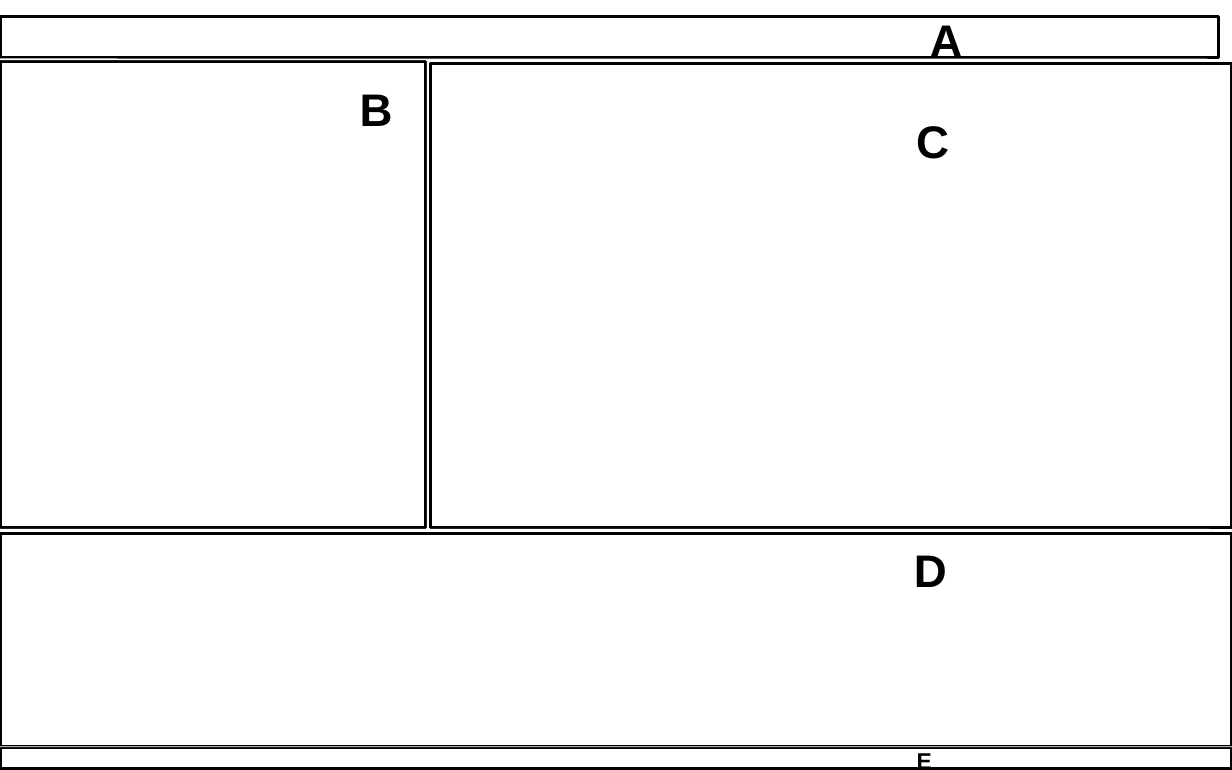
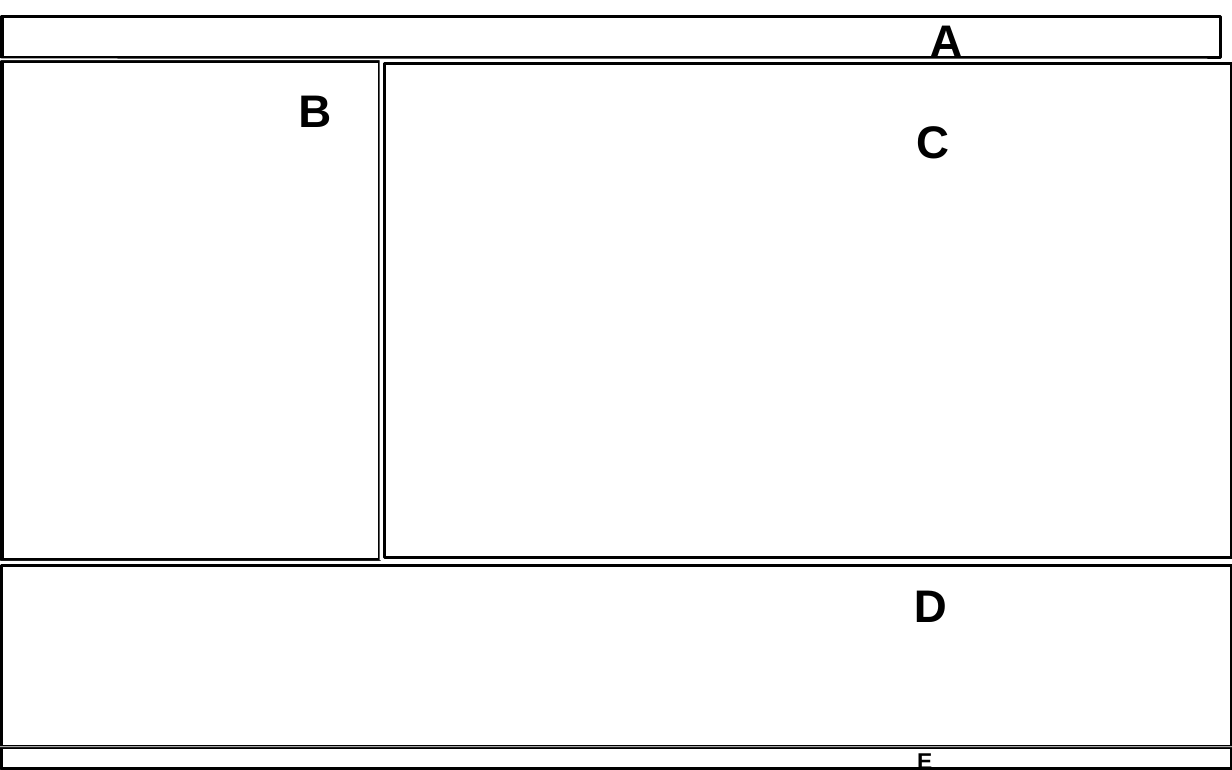
Before and after one commit to svn2github/rkward-svn-mirror, a slide deck: slide 1 of branches/jss_dec_10/FINAL_JSS_TEX/FINAL_splitted/figures/figure2.odp (slide 2 before the commit). Drawn at 1232x770 pixels with LibreOffice and Linux fonts; fonts in the diff are those of the drawing; background and template pictures are left out. Boxes give left, top, right and bottom in pixels: in the first picture for what was removed or moved away, otherwise in the second. Text is boxed around its words. In the diff, an @@ line names an element or a change of style, - is before the commit and + after.

```diff
--- a/branches/jss_dec_10/FINAL_JSS_TEX/FINAL_splitted/figures/figure2.odp
+++ b/branches/jss_dec_10/FINAL_JSS_TEX/FINAL_splitted/figures/figure2.odp
@@ rectangle resized from (x1=0, y1=61, x2=425, y2=526) to (x1=2, y1=61, x2=379, y2=559) @@
@@ text "B" moved from (x1=360, y1=94, x2=393, y2=126) to (x1=298, y1=95, x2=331, y2=127) @@
@@ line moved from (428, 527) - (428, 60) to (380, 559) - (380, 60) @@
@@ rectangle resized from (x1=430, y1=63, x2=1232, y2=527) to (x1=384, y1=63, x2=1232, y2=557) @@
@@ line moved from (0, 530) - (1210, 530) to (0, 562) - (1210, 562) @@
@@ rectangle resized from (x1=0, y1=533, x2=1232, y2=747) to (x1=2, y1=565, x2=1232, y2=747) @@
@@ text "D" moved from (x1=914, y1=555, x2=947, y2=587) to (x1=914, y1=590, x2=947, y2=622) @@
```
Also in this commit, not shown: 4 slides removed.
